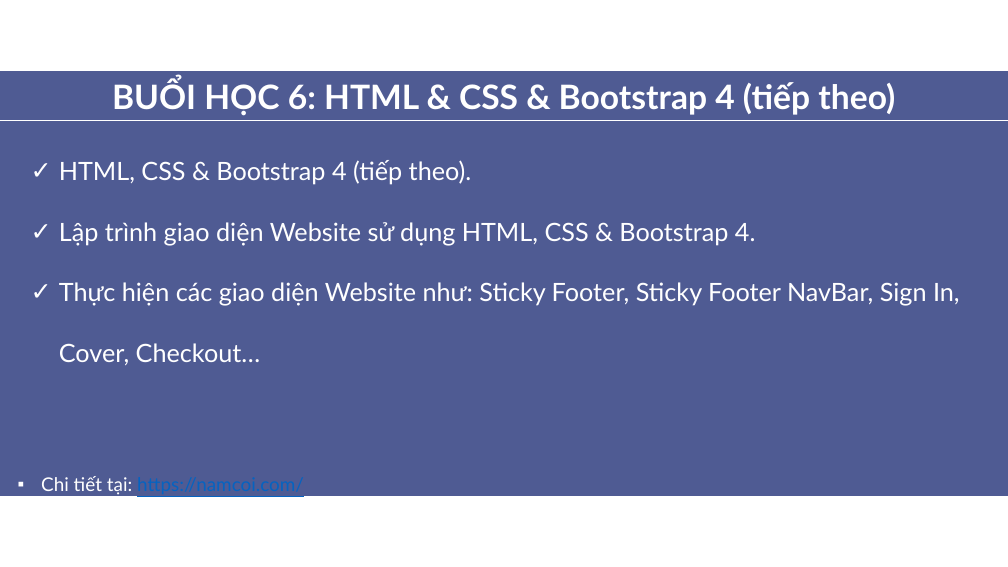
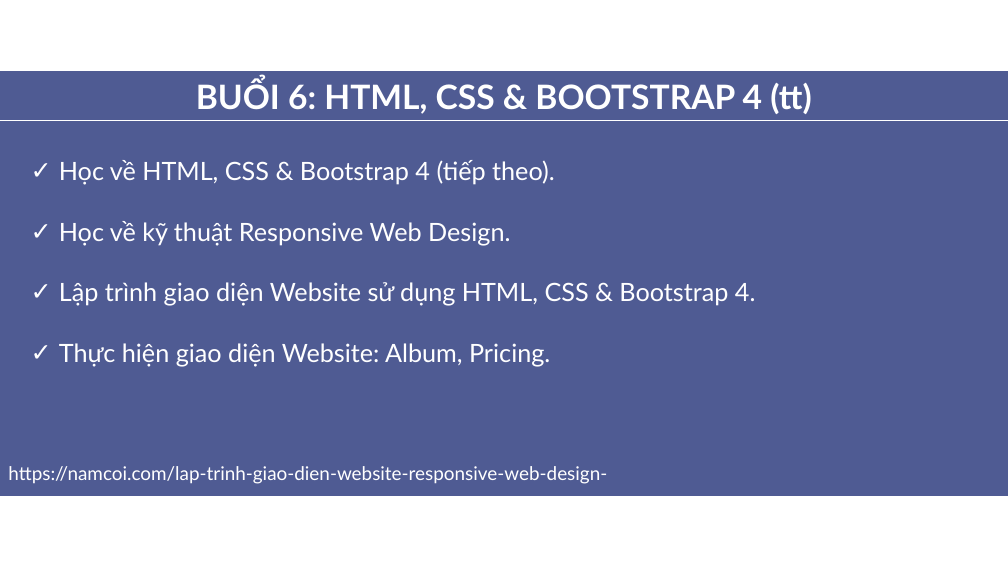
Before and after one commit to aptech-php/aptech-php-course, a slide deck: slide 8 of HTML-CSS-JS/nhap-mon-lap-trinh-web.pptx. Drawn at 1008x567 pixels with LibreOffice and Linux fonts; fonts in the diff are those of the drawing. Boxes give left, top, right and bottom in pixels: in the first picture for what was removed or moved away, otherwise in the second. Text is boxed around its words. In the diff, an @@ line names an element or a change of style, - is before the commit and + after.

```diff
--- a/HTML-CSS-JS/nhap-mon-lap-trinh-web.pptx
+++ b/HTML-CSS-JS/nhap-mon-lap-trinh-web.pptx
@@ text at [196, 80, 811, 114]: text changed @@
-BUỔI HỌC 6: HTML & CSS & Bootstrap 4 (tiếp theo)
+BUỔI 6: HTML, CSS & BOOTSTRAP 4 (tt)
@@ text at [59, 160, 555, 246]: text changed @@
-✓ HTML, CSS & Bootstrap 4 (tiếp theo).
+✓ Học về HTML, CSS & Bootstrap 4 (tiếp theo).
+✓ Học về kỹ thuật Responsive Web Design.
@@ text at [59, 343, 550, 367]: text changed @@
-✓ Thực hiện các giao diện Website như: Sticky Footer, Sticky Footer NavBar, Sign In, Cover, Checkout…
+✓ Thực hiện giao diện Website: Album, Pricing.
@@ text added at [8, 466, 607, 484], 18 pt, text #FFFFFF @@
+https://namcoi.com/lap-trinh-giao-dien-website-responsive-web-design-html-6/
@@ text removed at [41, 476, 304, 495] @@
-▪ Chi tiết tại: https://namcoi.com/
```
Also in this commit, not shown: 7 other slides changed, 10 slides added, 17 other files.
